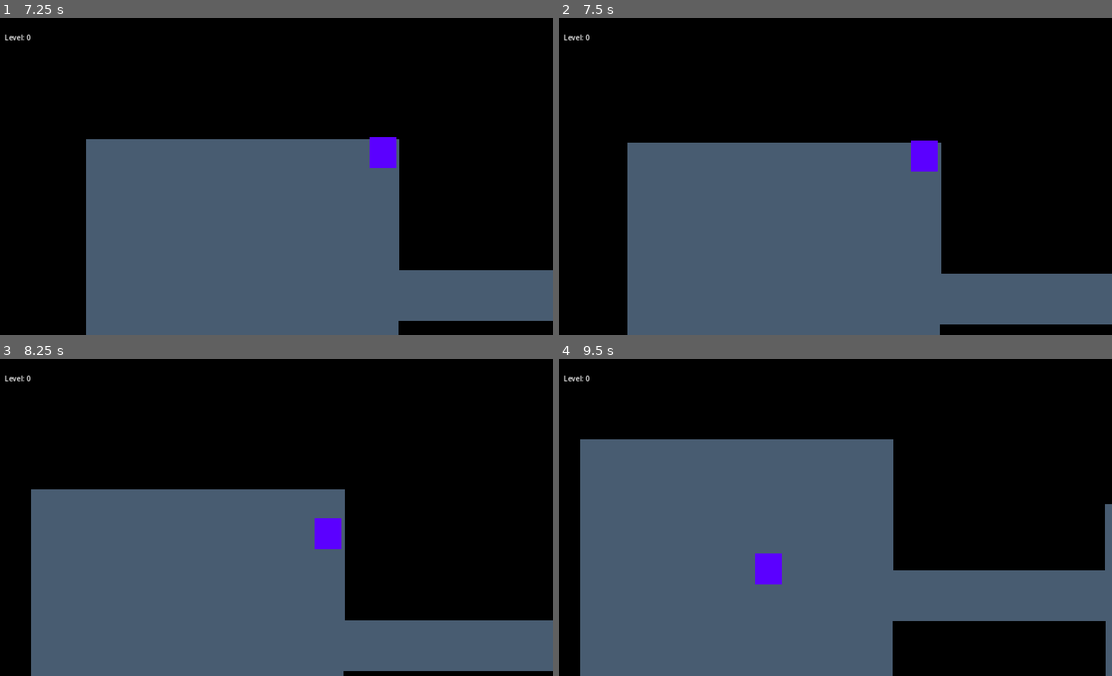
Above: before the commit, frames 1-4 (two rows, left to right).
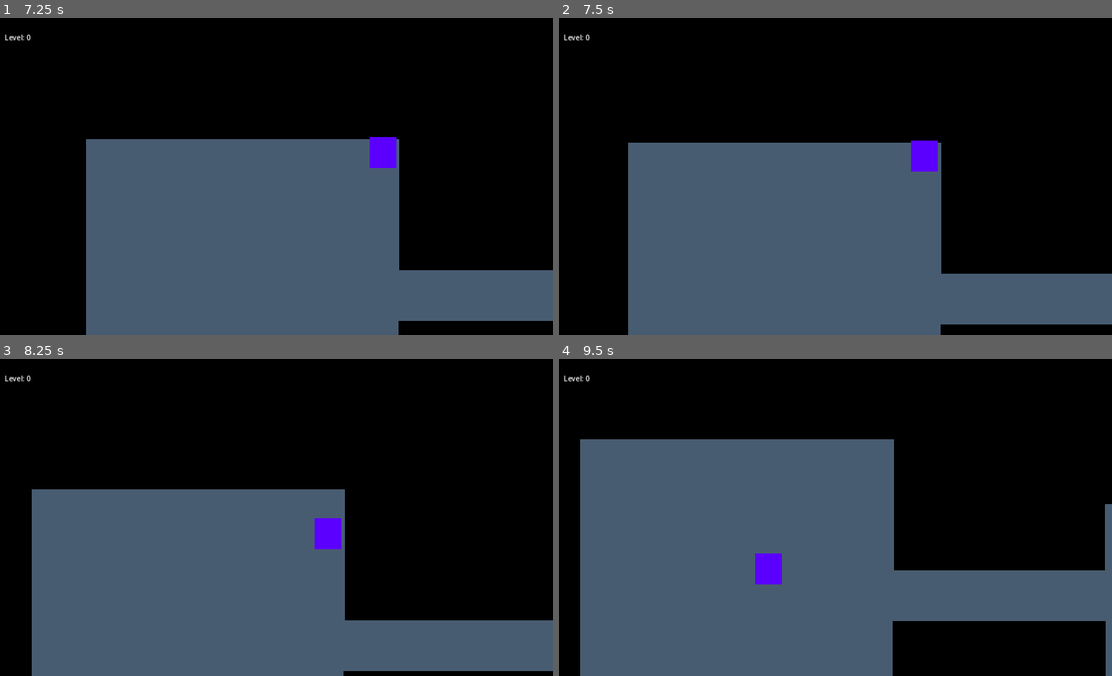
Above: after the commit, the same moments.

Repository: acropolis914/Gwizz-s-Game-Jam
Game: Godot game, scene res://Scene/main.tscn
Two runs of this game, one before a commit and one after it. Both use one fixed random seed, a clock stepped at 60 frames per second and the inputs below. This scene is started directly instead of the project's main scene. The engine's default icon, where the game draws it, is replaced by a stand-in: a white triangle on a blue panel in a dark square. Sound files missing from this copy of the repository are replaced by a short silence.
Inputs (mouse positions are in pixels of both pictures, inside the frame that each line leads up to):
- Up to frame 1 (7.25 s): tap Enter at 0.5 s; move the mouse to (243, 239) at 0.52 s; hold W (move_up) 0.53-2.03 s; tap Shift (dash) every 1.5 s from 0.6 to 6.6 s; click (243, 239) at 0.67 s; move the mouse to (442, 224) at 1.27 s; click (442, 224) at 1.35 s; move the mouse to (99, 128) at 2.02 s; hold A (move_left) 2.03-3.53 s; move the mouse to (298, 176) at 2.77 s; click (298, 176) at 2.85 s; move the mouse to (188, 97) at 3.52 s; hold S (move_down) 3.53-4.28 s; move the mouse to (392, 160) at 4.27 s; hold D (move_right) 4.28-5.03 s; click (392, 160) at 4.35 s; move the mouse to (160, 192) at 5.02 s; hold W (move_up) 5.03-5.78 s; click (160, 192) at 5.17 s; move the mouse to (326, 106) at 5.77 s; hold D (move_right) from 5.78 s (still down); click (326, 106) at 5.85 s; move the mouse to (243, 239) at 6.52 s
- Up to frame 2 (7.5 s): keep holding D (move_right); move the mouse to (1001, 224) at 7.27 s; click (1001, 224) at 7.35 s
- Up to frame 3 (8.25 s): move the mouse to (99, 469) at 8.02 s; release D (move_right) at 8.03 s; hold S (move_down) from 8.03 s (still down); tap Shift (dash) at 8.1 s
- Up to frame 4 (9.5 s): move the mouse to (857, 517) at 8.77 s; release S (move_down) at 8.78 s; hold A (move_left) from 8.78 s (still down); click (857, 517) at 8.85 s

Frame 1 is identical in both runs. In frame 2, less than 0.1% of the frame differs, in the area x 12-70%, y 39-100%; in frame 3, less than 0.1%; in frame 4, less than 0.1%.

Commit message:
final
final

Diff:
--- a/Scene/Map.tscn
+++ b/Scene/Map.tscn
@@ -20,7 +20,7 @@
 3:9/0 = 0
 3:9/0/physics_layer_0/linear_velocity = Vector2(0, 0)
 3:9/0/physics_layer_0/angular_velocity = 0.0
-3:9/0/physics_layer_0/polygon_0/points = PackedVector2Array(14.75, -32, 32, -32, 32, 32, 14.75, 32)
+3:9/0/physics_layer_0/polygon_0/points = PackedVector2Array(13.5, -32, 32, -32, 32, 32, 14.75, 32)
 4:9/0 = 0
 4:9/0/physics_layer_0/linear_velocity = Vector2(0, 0)
 4:9/0/physics_layer_0/angular_velocity = 0.0
--- a/Scene/feature_chooser_ui.tscn
+++ b/Scene/feature_chooser_ui.tscn
@@ -14,11 +14,11 @@
 [ext_resource type="Texture2D" uid="uid://dqkj1hcdda7pv" path="res://ImageAssets/Slime.png" id="9_vvtcn"]
 [ext_resource type="Texture2D" uid="uid://tcv5cg0xe0rj" path="res://ImageAssets/Gate.png" id="10_khucr"]
 [ext_resource type="Texture2D" uid="uid://c6p6dq3rbudx3" path="res://ImageAssets/Pot.png" id="11_fidlx"]
-[ext_resource type="Texture2D" uid="uid://d2rrm0wgymmxe" path="res://ImageAssets/Frog_1.png" id="12_5ovop"]
 [ext_resource type="Texture2D" uid="uid://djupu0ttnro4v" path="res://ImageAssets/player_dash_programmerart_64.png" id="13_yovpi"]
 [ext_resource type="Script" path="res://Scripts/Pre-req_comp.gd" id="14_gjsda"]
 [ext_resource type="Texture2D" uid="uid://k5sxd47omogv" path="res://ImageAssets/StickyNote.png" id="14_qog2j"]
 [ext_resource type="Texture2D" uid="uid://cn12176u7akwm" path="res://ImageAssets/3D Gwizz.png" id="16_ava3j"]
+[ext_resource type="Texture2D" uid="uid://bfn0jb83swaey" path="res://ImageAssets/Face3.png" id="18_bgomu"]
 
 [sub_resource type="ShaderMaterial" id="ShaderMaterial_tt18p"]
 shader = ExtResource("1_krqgw")
@@ -319,6 +319,9 @@
 scale = Vector2(0.458333, 0.408333)
 texture = ExtResource("5_ionhi")
 
+[node name="Vissual_comp" type="Node2D" parent="Panel/Slime"]
+script = ExtResource("6_00s1h")
+
 [node name="Puzzle" type="Panel" parent="Panel"]
 self_modulate = Color(1, 1, 1, 0)
 layout_mode = 1
@@ -444,6 +447,9 @@
 position = Vector2(49, 46)
 scale = Vector2(0.458333, 0.408333)
 texture = ExtResource("5_ionhi")
+
+[node name="Vissual_comp" type="Node2D" parent="Panel/Trap"]
+script = ExtResource("6_00s1h")
 
 [node name="Pots" type="Panel" parent="Panel"]
 self_modulate = Color(1, 1, 1, 0)
@@ -746,6 +752,9 @@
 scale = Vector2(0.458333, 0.408333)
 texture = ExtResource("5_ionhi")
 
+[node name="Vissual_comp" type="Node2D" parent="Panel/Error"]
+script = ExtResource("6_00s1h")
+
 [node name="Story" type="Panel" parent="Panel"]
 self_modulate = Color(1, 1, 1, 0)
 layout_mode = 1
@@ -841,18 +850,6 @@
 text = "[center] [b]Skip Button"
 fit_content = true
 
-[node name="Art_Sprite" type="TextureRect" parent="Panel/Skip"]
-visible = false
-layout_mode = 0
-offset_left = -2.0
-offset_top = 5.0
-offset_right = 372.0
-offset_bottom = 156.0
-scale = Vector2(0.305, 0.305)
-texture = ExtResource("12_5ovop")
-expand_mode = 3
-stretch_mode = 4
-
 [node name="Added" type="RichTextLabel" parent="Panel/Skip"]
 visible = false
 layout_mode = 0
@@ -873,6 +870,18 @@
 position = Vector2(44, 28)
 scale = Vector2(0.458333, 0.408333)
 texture = ExtResource("5_ionhi")
+
+[node name="Art_Sprite" type="TextureRect" parent="Panel/Skip"]
+visible = false
+layout_mode = 0
+offset_left = 14.0
+offset_top = -6.0
+offset_right = 408.0
+offset_bottom = 181.0
+scale = Vector2(0.305, 0.305)
+texture = ExtResource("18_bgomu")
+expand_mode = 3
+stretch_mode = 4
 
 [node name="Pre-req_comp" type="Node2D" parent="."]
 visible = false
Not shown, changed: Export/game/index.apple-touch-icon.png.import
Not shown, changed: Export/game/index.icon.png.import
Not shown, changed: Export/game/index.png.import
Not shown, changed: export_presets.cfg
Not shown, added: Export/Exe.zip
Not shown, added: Export/Exe/Game.console.exe
Not shown, added: Export/Exe/Game.exe
Not shown, added: Export/Exe/Game.pck
Not shown, changed: Export/game.zip
Not shown, removed: Export/game/index.console.exe
Not shown, changed: Export/game/index.exe
Not shown, changed: Export/game/index.html
(and 1 more such lines)
